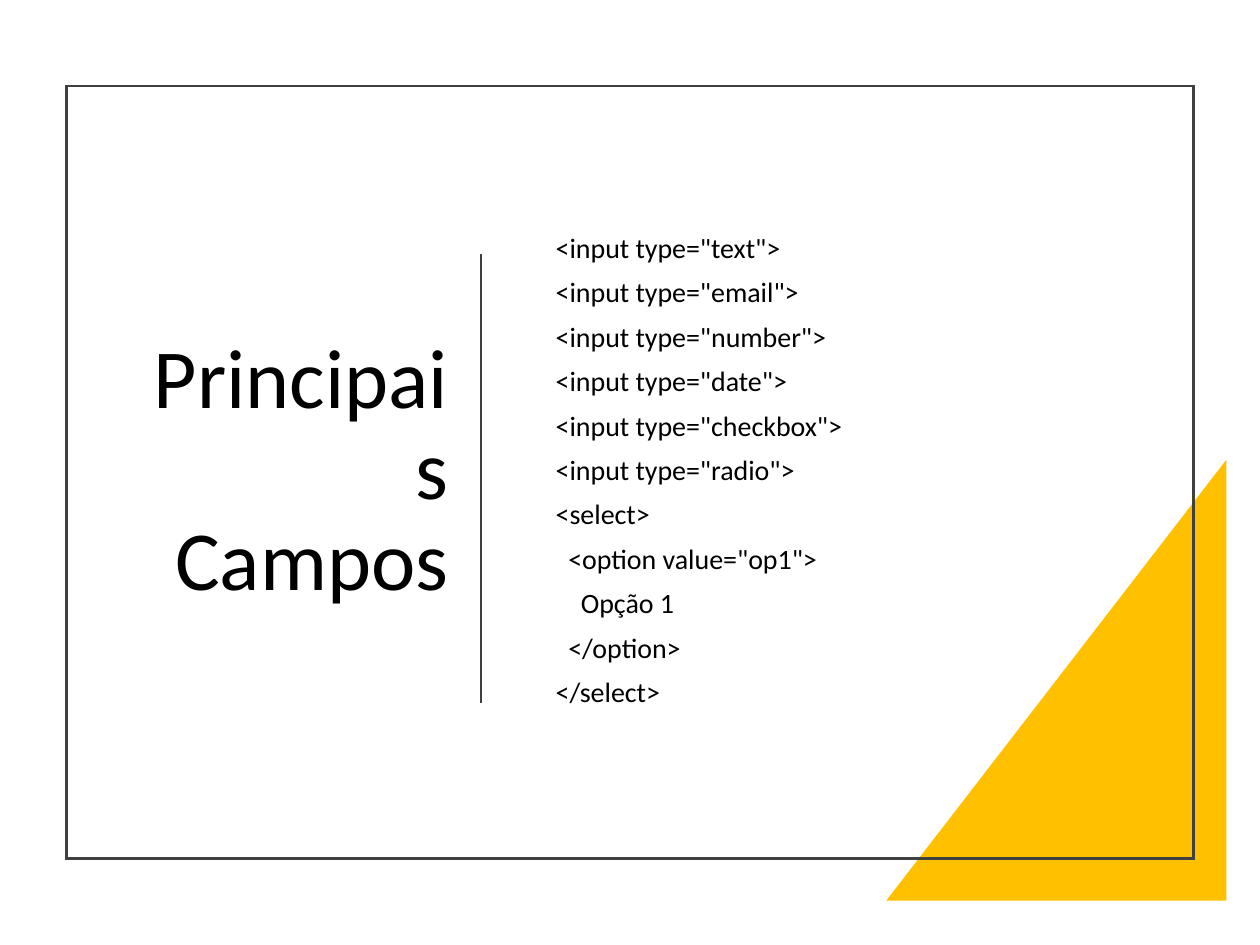
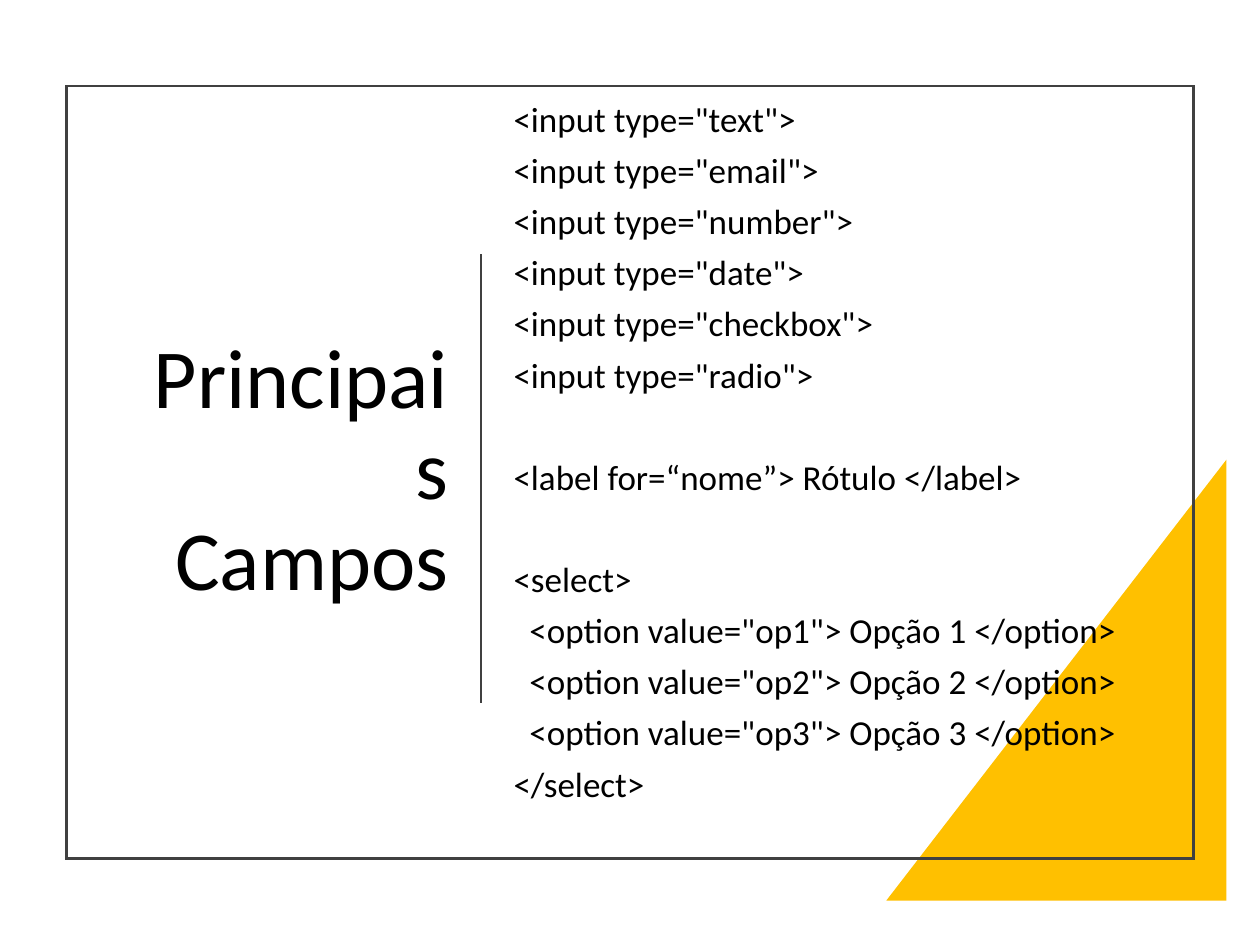
Before and after one commit to thiagospin/APLICWEBI, a slide deck: slide 19 of slides/HTML e CSS.pptx. Drawn at 1260x945 pixels with LibreOffice and Linux fonts; fonts in the diff are those of the drawing. Boxes give left, top, right and bottom in pixels: in the first picture for what was removed or moved away, otherwise in the second. Text is boxed around its words. In the diff, an @@ line names an element or a change of style, - is before the commit and + after.

```diff
--- a/slides/HTML e CSS.pptx
+++ b/slides/HTML e CSS.pptx
@@ text "<input type="text">": place and size @@
-text "<input type="text">" at [556,238,842,703]
+text "<input type="text">" at [514,108,1115,799]
@@ text at [514,108,873,799]: size 16 to 20 pt in "<input type="text">", "<input type="email">", "<input type="number">", "<input type="date">" and 4 more places @@
@@ text at [514,465,1021,492]: paragraph added @@
+<label for=“nome”> Rótulo </label>
@@ text at [529,614,1115,755]: text changed; size 16 to 20 pt @@
-<option value="op1">
-Opção 1
-</option>
+<option value="op1"> Opção 1 </option>
+<option value="op2"> Opção 2 </option>
+<option value="op3"> Opção 3 </option>
```
Also in this commit, not shown: 2 other slides changed, 1 slide added, 3 other files.
